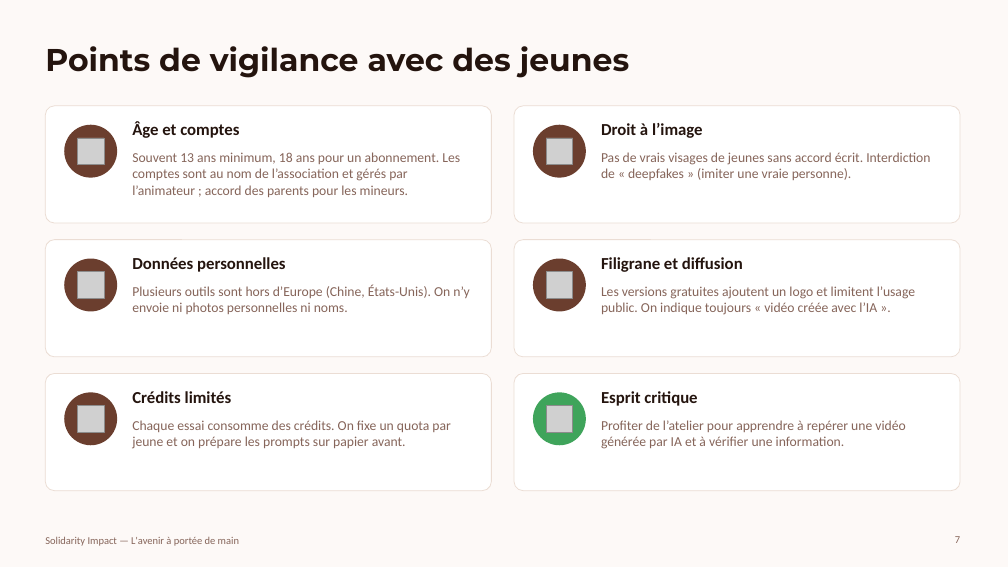
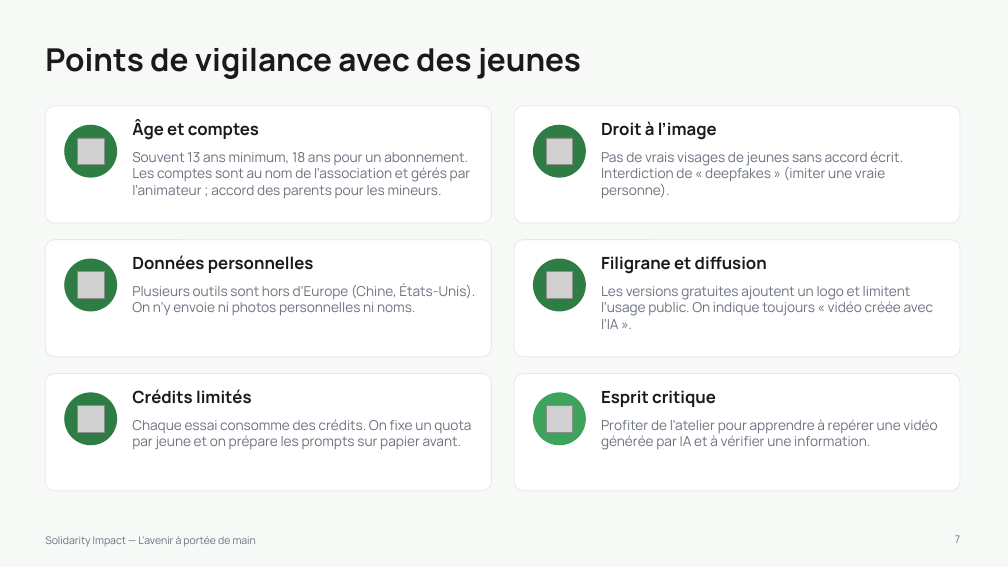
Before and after one commit to Sontsa1998/solidarity-impact, a slide deck: slide 7 of presentations/Benchmark_IA_video.pptx. Drawn at 1008x567 pixels with LibreOffice and Linux fonts; fonts in the diff are those of the drawing; grey boxes stand for pictures; background and template pictures are left out. Boxes give left, top, right and bottom in pixels: in the first picture for what was removed or moved away, otherwise in the second. Text is boxed around its words. In the diff, an @@ line names an element or a change of style, - is before the commit and + after.

```diff
--- a/presentations/Benchmark_IA_video.pptx
+++ b/presentations/Benchmark_IA_video.pptx
@@ background #FDF9F7 to #F7F9F7 @@
@@ title "Points de vigilance avec des ..." at (x1=45, y1=48, x2=581, y2=79): font Montserrat to Manrope, text colour #24140E to #1A1A1A @@
@@ outline #EBDDD4 0.75 pt to #E5E7EB 0.75 pt in 6 elements at (x1=45, y1=106, x2=492, y2=223), (x1=514, y1=106, x2=960, y2=223), (x1=45, y1=240, x2=492, y2=357), (x1=514, y1=240, x2=960, y2=357), (x1=45, y1=374, x2=492, y2=491), (x1=514, y1=374, x2=960, y2=491) @@
@@ font Calibri to Manrope, text colour #24140E to #1A1A1A in 6 elements at (x1=132, y1=120, x2=259, y2=140), (x1=601, y1=121, x2=717, y2=140), (x1=132, y1=255, x2=314, y2=273), (x1=601, y1=256, x2=767, y2=274), (x1=132, y1=389, x2=252, y2=404), (x1=601, y1=390, x2=716, y2=407) @@
@@ fill #6B3E2E to #2E7D44 in 5 elements at (x1=64, y1=125, x2=117, y2=178), (x1=533, y1=125, x2=586, y2=178), (x1=64, y1=259, x2=117, y2=312), (x1=533, y1=259, x2=586, y2=312), (x1=64, y1=392, x2=117, y2=445) @@
@@ font Calibri to Manrope, text colour #86655A to #6B7280 in 8 elements at (x1=132, y1=152, x2=471, y2=199), (x1=601, y1=151, x2=903, y2=199), (x1=132, y1=283, x2=475, y2=316), (x1=601, y1=286, x2=933, y2=329), (x1=132, y1=419, x2=471, y2=450), (x1=601, y1=419, x2=937, y2=450), (x1=955, y1=535, x2=960, y2=543), (x1=45, y1=536, x2=256, y2=547) @@
```
Also in this commit, not shown: 6 other slides changed, 1 other file.
